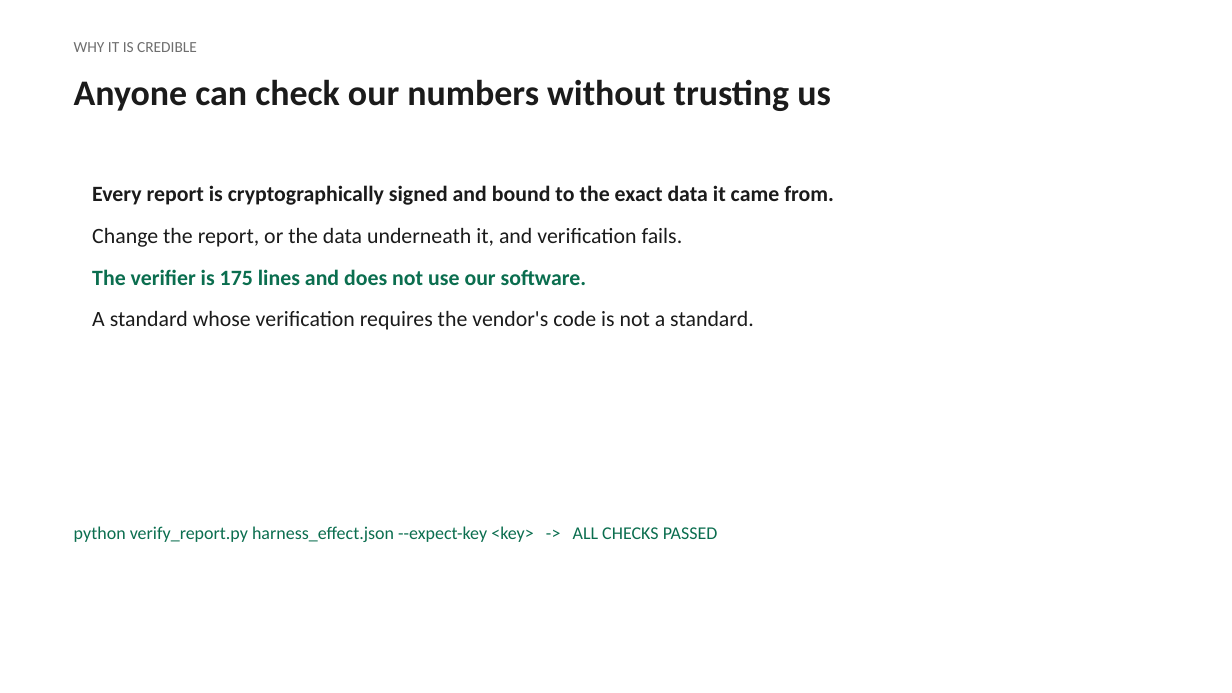
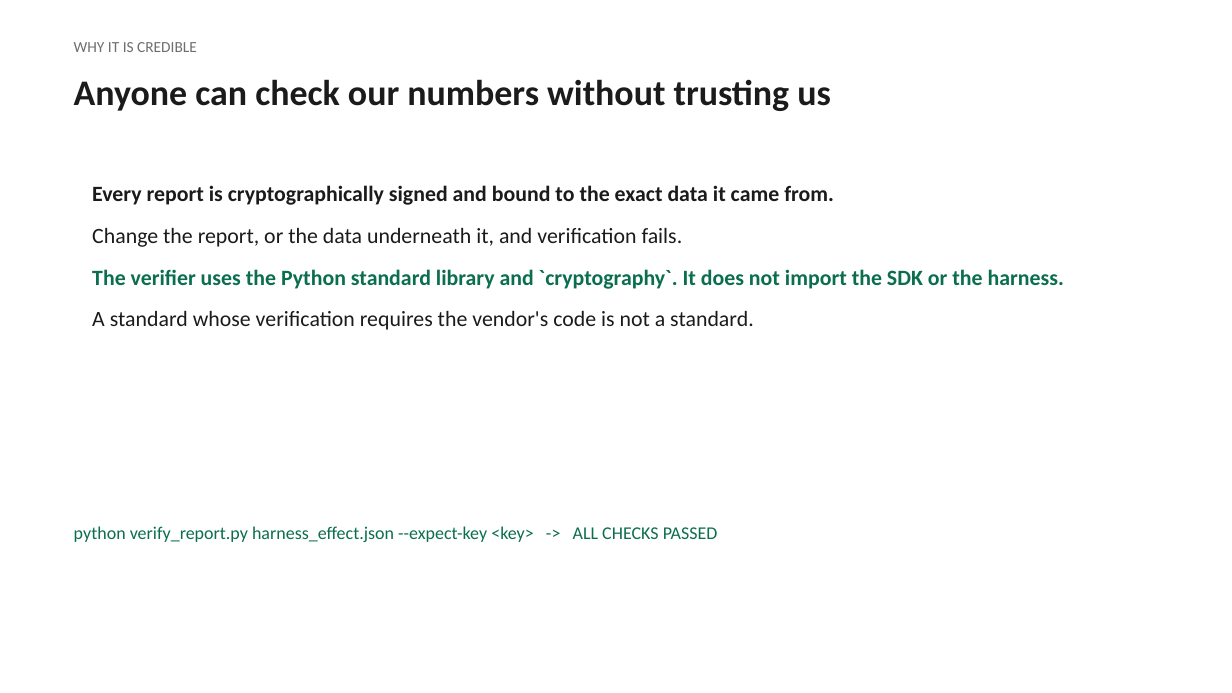
Before and after one commit to The-SEMQ-Group/semq-ari-benchmark, a slide deck: slide 9 of docs/deck/ari-overview.pptx (slide 8 before the commit). Drawn at 1232x693 pixels with LibreOffice and Linux fonts; fonts in the diff are those of the drawing. Boxes give left, top, right and bottom in pixels: in the first picture for what was removed or moved away, otherwise in the second. Text is boxed around its words. In the diff, an @@ line names an element or a change of style, - is before the commit and + after.

```diff
--- a/docs/deck/ari-overview.pptx
+++ b/docs/deck/ari-overview.pptx
@@ text at <box>92,269,1064,289</box>: text changed @@
-The verifier is 175 lines and does not use our software.
+The verifier uses the Python standard library and `cryptography`. It does not import the SDK or the harness.
```
Also in this commit, not shown: 6 other slides changed, 1 slide added, 30 other files.
